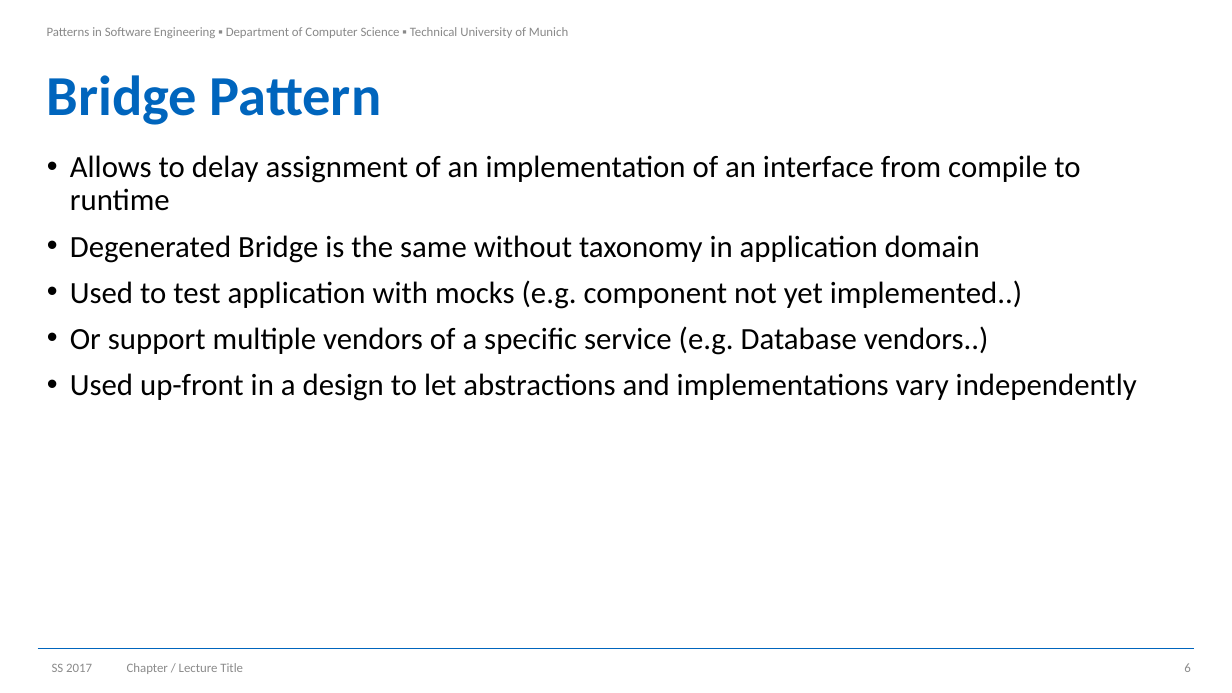
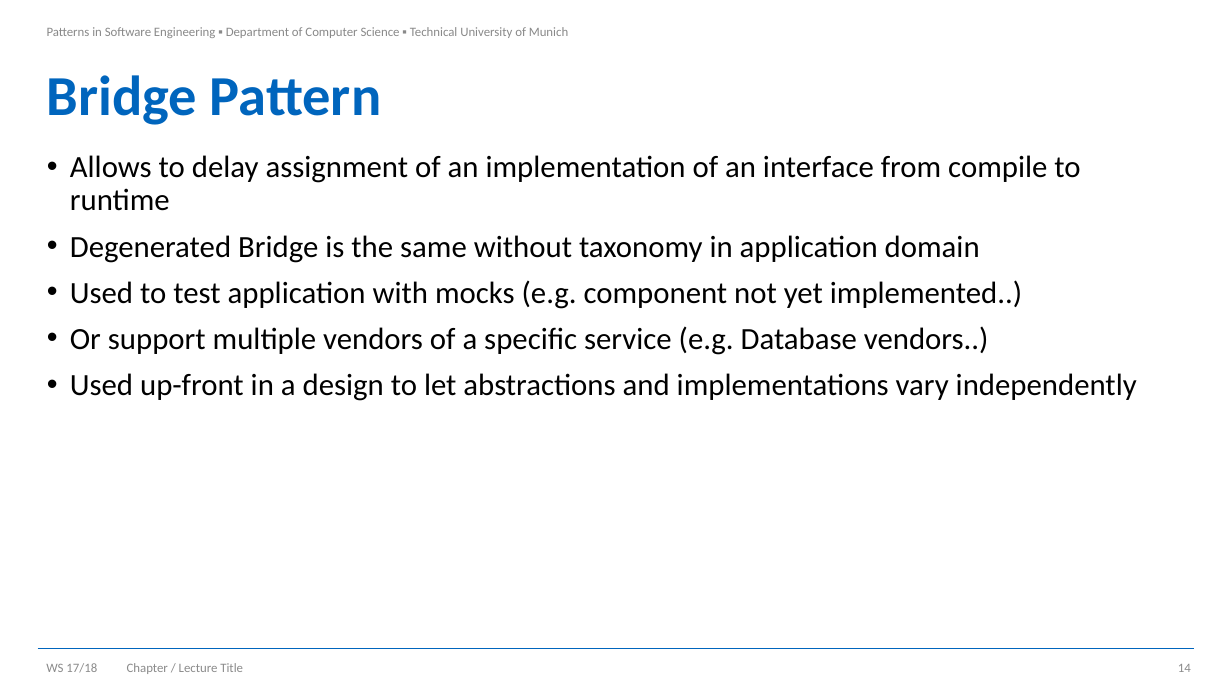
Before and after one commit to Brucknem-TUMProjects/pattern-in-software-engineering-summary, a slide deck: slide 14 of Record_cards/cards.pptx (slide 6 before the commit). Drawn at 1232x693 pixels with LibreOffice and Linux fonts; fonts in the diff are those of the drawing; background and template pictures are left out. Boxes give left, top, right and bottom in pixels: in the first picture for what was removed or moved away, otherwise in the second. Text is boxed around its words. In the diff, an @@ line names an element or a change of style, - is before the commit and + after.

```diff
--- a/Record_cards/cards.pptx
+++ b/Record_cards/cards.pptx
@@ text at bbox=[46, 663, 97, 673]: text changed @@
-SS 2017
+WS 17/18
@@ page number at bbox=[1178, 664, 1191, 672]: text changed @@
-6
+14
```
Also in this commit, not shown: 11 other slides changed, 89 slides added, 16 other files.
